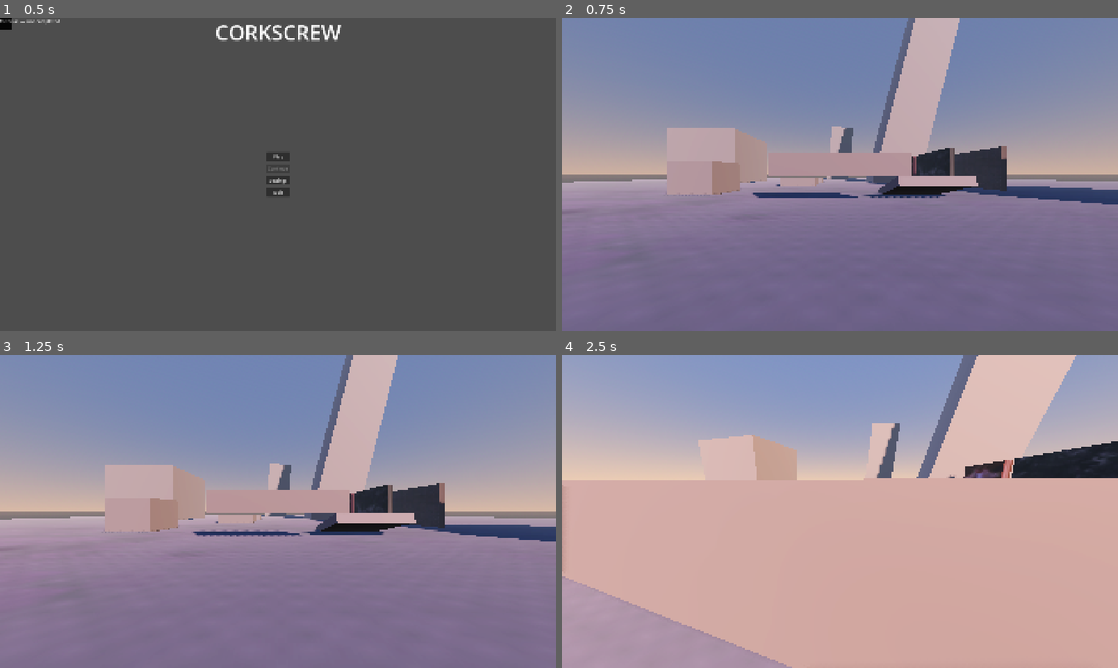
Above: before the commit, frames 1-4 (two rows, left to right).
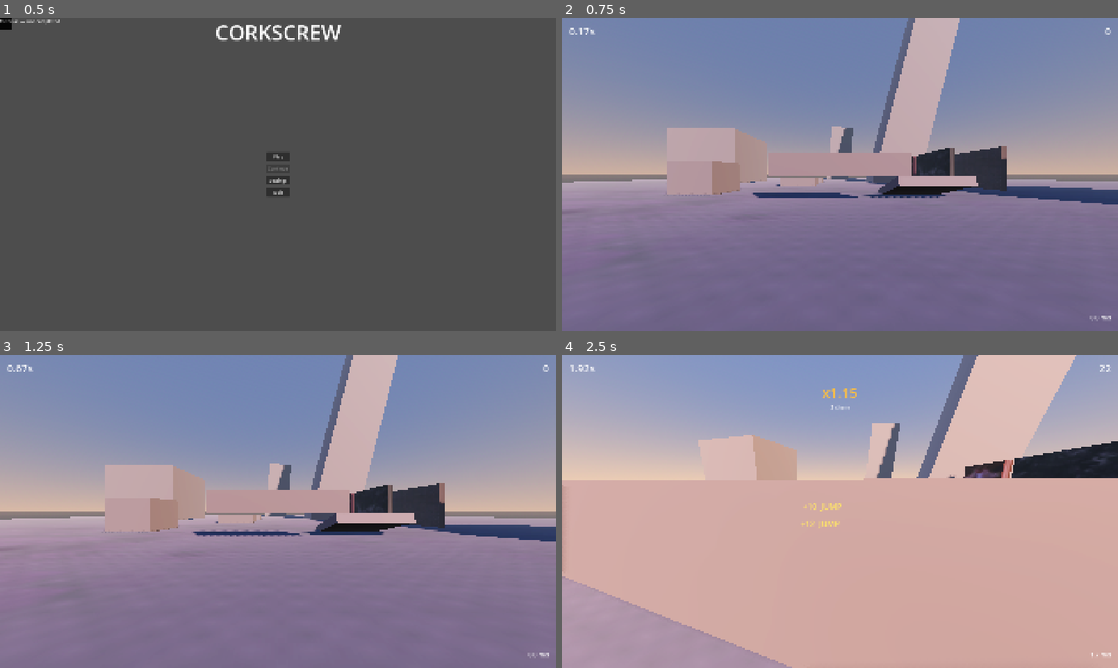
Above: after the commit, the same moments.

Repository: DarinKolllev/Corkscrew
Game: Godot game, scene res://main_menu.tscn
Two runs of this game, one before a commit and one after it. Both use one fixed random seed, a clock stepped at 60 frames per second and the inputs below.
Inputs (mouse positions are in pixels of both pictures, inside the frame that each line leads up to):
- Up to frame 1 (0.5 s): no input
- Up to frame 2 (0.75 s): click "Play" at 0.5 s
- Up to frame 3 (1.25 s): no input
- Up to frame 4 (2.5 s): tap Enter at 1.25 s; move the mouse to (867, 511) at 1.27 s; hold C (slide) 1.28-2.03 s; hold W (move_forward) from 1.28 s (still down); tap Space (jump) at 1.52, 2.27 s; move the mouse to (812, 511) at 2.02 s; tap Shift (sprint) at 2.1 s

Frame 1 is identical in both runs. In frame 2, less than 0.1% of the frame differs, in the area x 1-99%, y 3-97%; in frame 3, 0.1%; in frame 4, 0.3%.

Commit message:
Added a WIP UI
Basic UI on screen that records time played, shows points aquired from different moves and total point amount

Diff:
--- /dev/null
+++ b/hud.gd
@@ -0,0 +1,55 @@
+extends CanvasLayer
+
+@onready var _timer: Label = $Timer
+@onready var _score: Label = $Score
+@onready var _combo_mult: Label = $ComboBox/ComboMult
+@onready var _combo_count: Label = $ComboBox/ComboCount
+@onready var _speed: Label = $Speed
+@onready var _popup_layer: Control = $PopupLayer
+
+@export var player_path: NodePath   # drag your player node here
+
+var _player: CharacterBody3D
+
+func _ready() -> void:
+	_player = get_node_or_null(player_path)
+	GameState.move_scored.connect(_on_move_scored)
+	GameState.combo_changed.connect(_on_combo_changed)
+	_combo_mult.text = ""
+	_combo_count.text = ""
+
+func _process(_dt: float) -> void:
+	_timer.text = "%.2fs" % GameState.elapsed()
+	_score.text = str(GameState.score)
+	if _player:
+		var s := Vector3(_player.velocity.x, 0, _player.velocity.z).length()
+		_speed.text = "%.1f m/s" % s
+
+func _on_combo_changed(count: int, mult: float) -> void:
+	if count <= 1:
+		_combo_mult.text = ""
+		_combo_count.text = ""
+	else:
+		_combo_mult.text = "x%.2f" % mult
+		_combo_count.text = "%d chain" % count
+		# Little pop animation
+		_combo_mult.scale = Vector2(1.4, 1.4)
+		var tw := create_tween()
+		tw.tween_property(_combo_mult, "scale", Vector2.ONE, 0.2).set_trans(Tween.TRANS_BACK)
+
+func _on_move_scored(move_id: String, points: int, mult: float) -> void:
+	var popup := Label.new()
+	popup.text = "+%d  %s" % [points, move_id.replace("_", " ").to_upper()]
+	popup.add_theme_font_size_override("font_size", 28)
+	popup.add_theme_color_override("font_color", Color(1, 0.9, 0.4))
+	popup.position = Vector2(
+		get_viewport().get_visible_rect().size.x * 0.5 - 120 + randf_range(-20, 20),
+		get_viewport().get_visible_rect().size.y * 0.5 + 40
+	)
+	popup.modulate.a = 0.0
+	_popup_layer.add_child(popup)
+	var tw := create_tween().set_parallel(true)
+	tw.tween_property(popup, "modulate:a", 1.0, 0.15)
+	tw.tween_property(popup, "position:y", popup.position.y - 80.0, 1.0)
+	tw.chain().tween_property(popup, "modulate:a", 0.0, 0.4)
+	tw.chain().tween_callback(popup.queue_free)
--- /dev/null
+++ b/hud.tscn
@@ -0,0 +1,67 @@
+[gd_scene load_steps=2 format=3]
+
+[ext_resource type="Script" path="res://hud.gd" id="1_hud"]
+
+[node name="HUD" type="CanvasLayer"]
+script = ExtResource("1_hud")
+
+[node name="Timer" type="Label" parent="."]
+offset_left = 24.0
+offset_top = 20.0
+offset_right = 300.0
+offset_bottom = 70.0
+text = "0.00s"
+theme_override_font_sizes/font_size = 36
+
+[node name="Score" type="Label" parent="."]
+anchors_preset = 1
+anchor_left = 1.0
+anchor_right = 1.0
+offset_left = -300.0
+offset_top = 20.0
+offset_right = -24.0
+offset_bottom = 70.0
+text = "0"
+horizontal_alignment = 2
+theme_override_font_sizes/font_size = 36
+
+[node name="ComboBox" type="VBoxContainer" parent="."]
+anchors_preset = 5
+anchor_left = 0.5
+anchor_right = 0.5
+offset_left = -120.0
+offset_top = 90.0
+offset_right = 120.0
+offset_bottom = 200.0
+alignment = 1
+
+[node name="ComboMult" type="Label" parent="ComboBox"]
+text = ""
+horizontal_alignment = 1
+theme_override_font_sizes/font_size = 48
+theme_override_colors/font_color = Color(1, 0.75, 0.25, 1)
+
+[node name="ComboCount" type="Label" parent="ComboBox"]
+text = ""
+horizontal_alignment = 1
+theme_override_font_sizes/font_size = 18
+
+[node name="Speed" type="Label" parent="."]
+anchors_preset = 3
+anchor_left = 1.0
+anchor_top = 1.0
+anchor_right = 1.0
+anchor_bottom = 1.0
+offset_left = -200.0
+offset_top = -60.0
+offset_right = -24.0
+offset_bottom = -24.0
+text = "0.0 m/s"
+horizontal_alignment = 2
+theme_override_font_sizes/font_size = 20
+
+[node name="PopupLayer" type="Control" parent="."]
+anchors_preset = 15
+anchor_right = 1.0
+anchor_bottom = 1.0
+mouse_filter = 2
--- a/project.godot
+++ b/project.godot
@@ -12,7 +12,7 @@
 
 config/name="Corkscrew"
 run/main_scene="uid://c1mgfon5uoy3x"
-config/features=PackedStringArray("4.6", "Forward Plus")
+config/features=PackedStringArray("4.7", "Forward Plus")
 config/icon="res://icon.svg"
 
 [autoload]
--- a/world.tscn
+++ b/world.tscn
@@ -8,6 +8,7 @@
 [ext_resource type="Texture2D" uid="uid://cb2t2wncflvp" path="res://textures/Metal053B_1K-JPG_Displacement.jpg" id="4_036b0"]
 [ext_resource type="Script" uid="uid://c471s05kgrjmp" path="res://day_night.gd" id="4_aqk2v"]
 [ext_resource type="Script" uid="uid://10insjgi4xww" path="res://pause_menu.gd" id="8_gbfbk"]
+[ext_resource type="PackedScene" uid="uid://dqonn6iuama5t" path="res://hud.tscn" id="9_ioo17"]
 
 [sub_resource type="ProceduralSkyMaterial" id="ProceduralSkyMaterial_f3sb7"]
 
@@ -184,3 +185,6 @@
 [node name="QuitBtn" type="Button" parent="PauseMenu/Panel/VBox" unique_id=1042686492]
 layout_mode = 2
 text = "Quit game"
+
+[node name="HUD" parent="." unique_id=957696854 instance=ExtResource("9_ioo17")]
+player_path = NodePath("../player")
Not shown, added: hud.gd.uid
